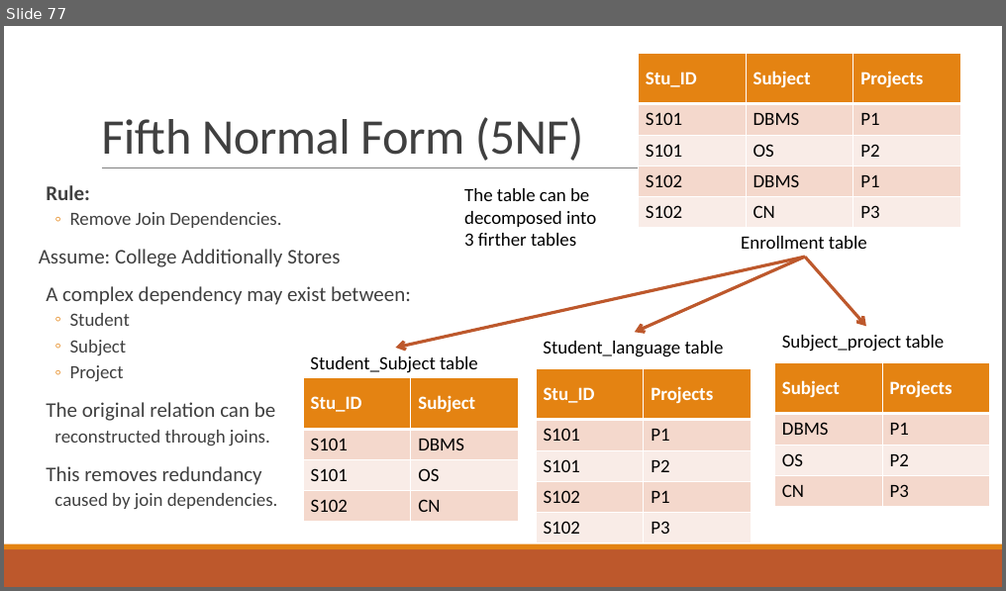
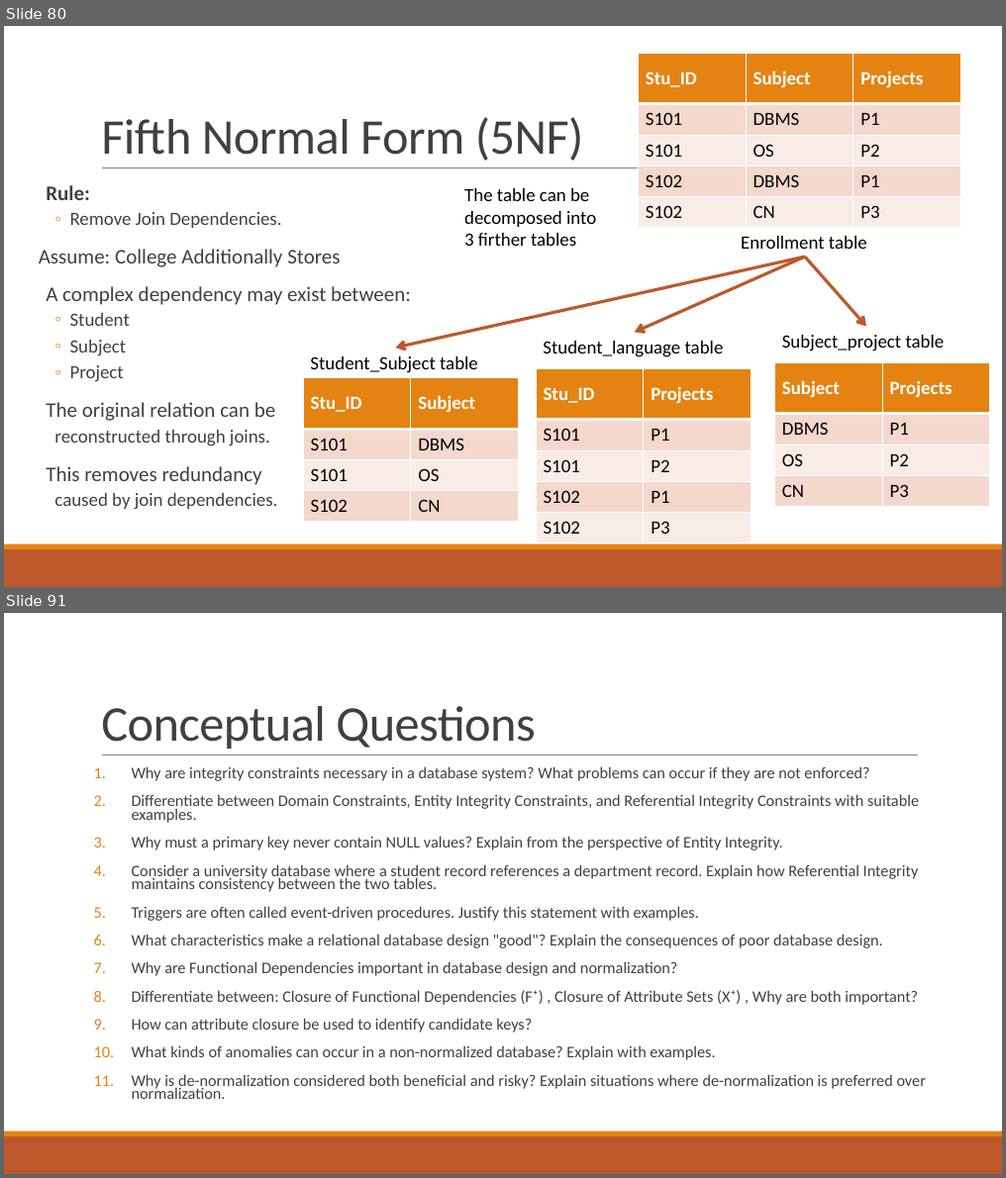
Before and after one commit to GajendraAwasthi/Pokhara-University-BCA-All-Semester-Notes-Codes, a slide deck: BCA 4th Semester/Database Management System/NOTES BY KAPIL/Unit 4 Relational Database Design.pptx. Shown one above the other, each under a label of ours: slide 77 before the commit, slides 80 and 91 after it; the slides between them are not shown. The pictures are 1006x591 and 1006x1178 pixels, drawn with LibreOffice and Linux fonts; fonts in the diff are those of the drawing. Boxes give left, top, right and bottom in pixels: in the first picture for what was removed or moved away, otherwise in the second. Text is boxed around its words. In the diff, an @@ line names an element or a change of style, - is before the commit and + after.

```diff
--- a/BCA 4th Semester/Database Management System/NOTES BY KAPIL/Unit 4 Relational Database Design.pptx
+++ b/BCA 4th Semester/Database Management System/NOTES BY KAPIL/Unit 4 Relational Database Design.pptx
@@ slide 91 added at [4,613,1002,1174], background #FFFFFF; not listed: 3 template elements that a slide beside it also shows @@
@@ title added at [101,706,535,749], 48 pt, text #404040 @@
+Conceptual Questions
@@ text added at [132,766,926,1099], 15.5 pt, text #404040 @@
+1. Why are integrity constraints necessary in a database system? What problems can occur if they are not enforced?
+2. Differentiate between Domain Constraints, Entity Integrity Constraints, and Referential Integrity Constraints with suitable examples.
+3. Why must a primary key never contain NULL values? Explain from the perspective of Entity Integrity.
+4. Consider a university database where a student record references a department record. Explain how Referential Integrity maintains consistency between the two tables.
+5. Triggers are often called event-driven procedures. Justify this statement with examples.
+6. What characteristics make a relational database design "good"? Explain the consequences of poor database design.
+7. Why are Functional Dependencies important in database design and normalization?
+8. Differentiate between: Closure of Functional Dependencies (F⁺) , Closure of Attribute Sets (X⁺) , Why are both important?
+9. How can attribute closure be used to identify candidate keys?
+10. What kinds of anomalies can occur in a non-normalized database? Explain with examples.
+11. Why is de-normalization considered both beneficial and risky? Explain situations where de-normalization is preferred over normalization.
@@ what was slide 77 is now slide 80 @@
```
Also in this commit, not shown: 5 slides changed, 12 other slides added, 1 slide removed, 3 other files.
